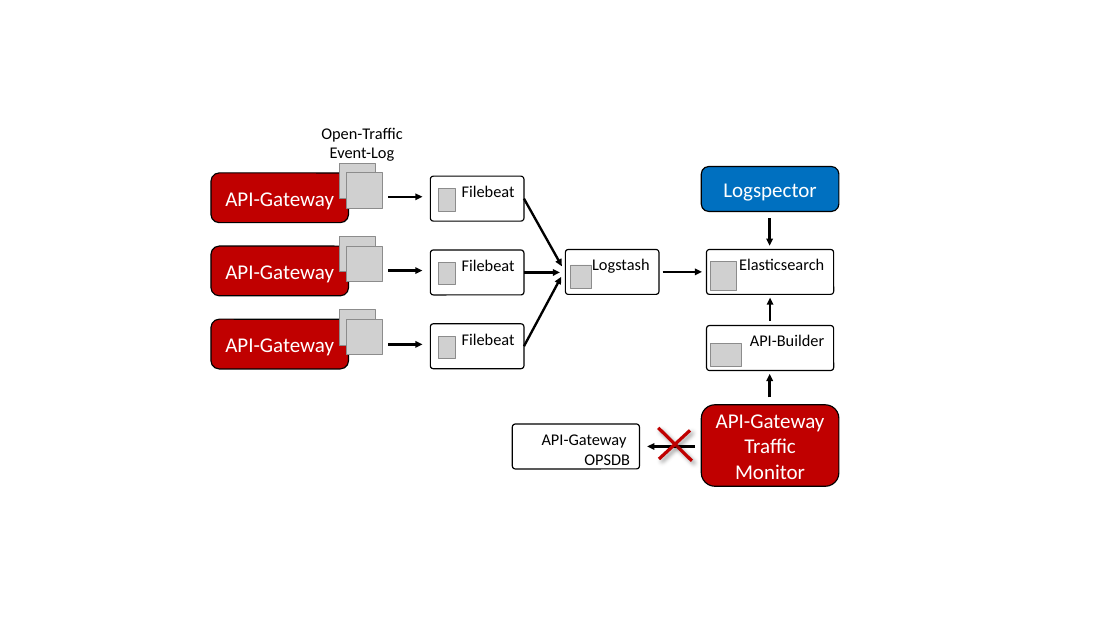
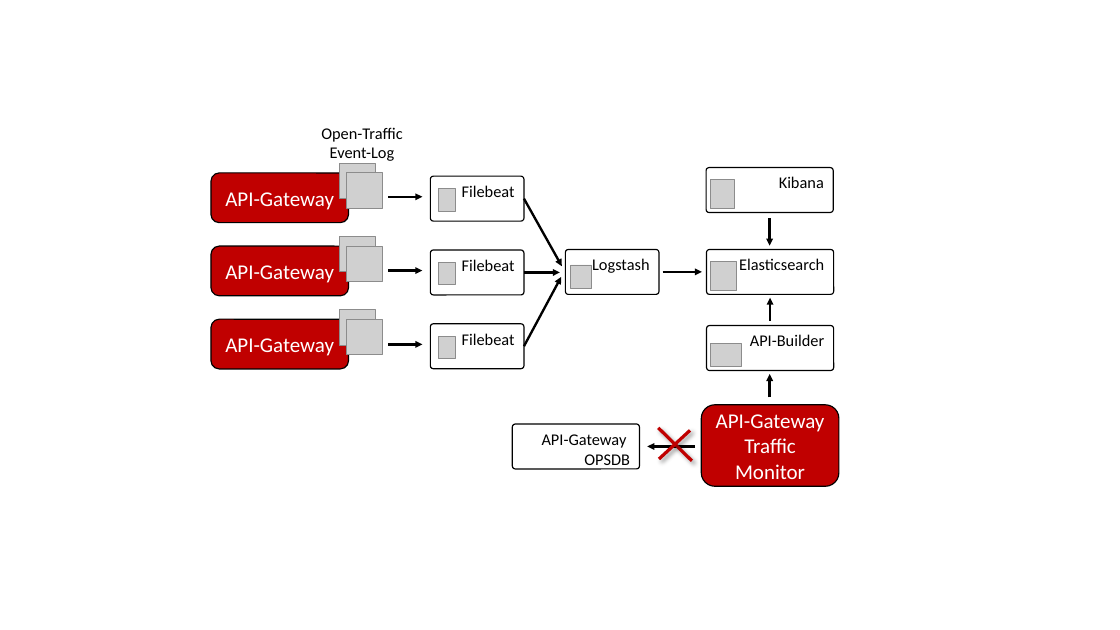
Before and after one commit to Axway-API-Management-Plus/apigateway-openlogging-elk, a slide deck: slide 1 of imgs/overview.pptx. Drawn at 1120x630 pixels with LibreOffice and Linux fonts; fonts in the diff are those of the drawing; grey boxes stand for pictures; background and template pictures are left out. Boxes give left, top, right and bottom in pixels: in the first picture for what was removed or moved away, otherwise in the second. Text is boxed around its words. In the diff, an @@ line names an element or a change of style, - is before the commit and + after.

Commit message:
Replaced Logspector with Kibana

```diff
--- a/imgs/overview.pptx
+++ b/imgs/overview.pptx
@@ rounded rectangle removed at bbox=[702, 166, 839, 211] @@
-Logspector
@@ rounded rectangle added at bbox=[707, 167, 833, 212], outline #000000 1 pt, 14 pt, text #000000 @@
+Kibana
@@ picture added at bbox=[710, 180, 734, 209] @@
```
Also in this commit, not shown: 2 other files.
